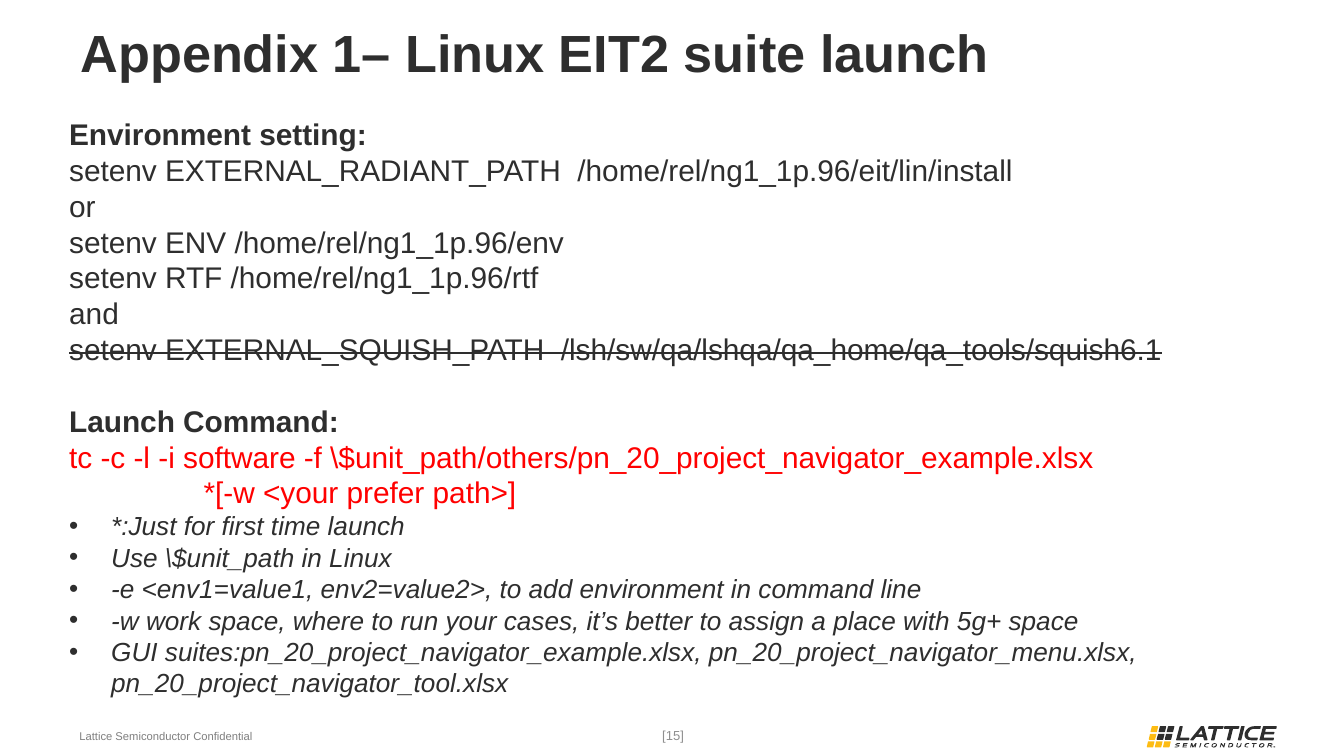
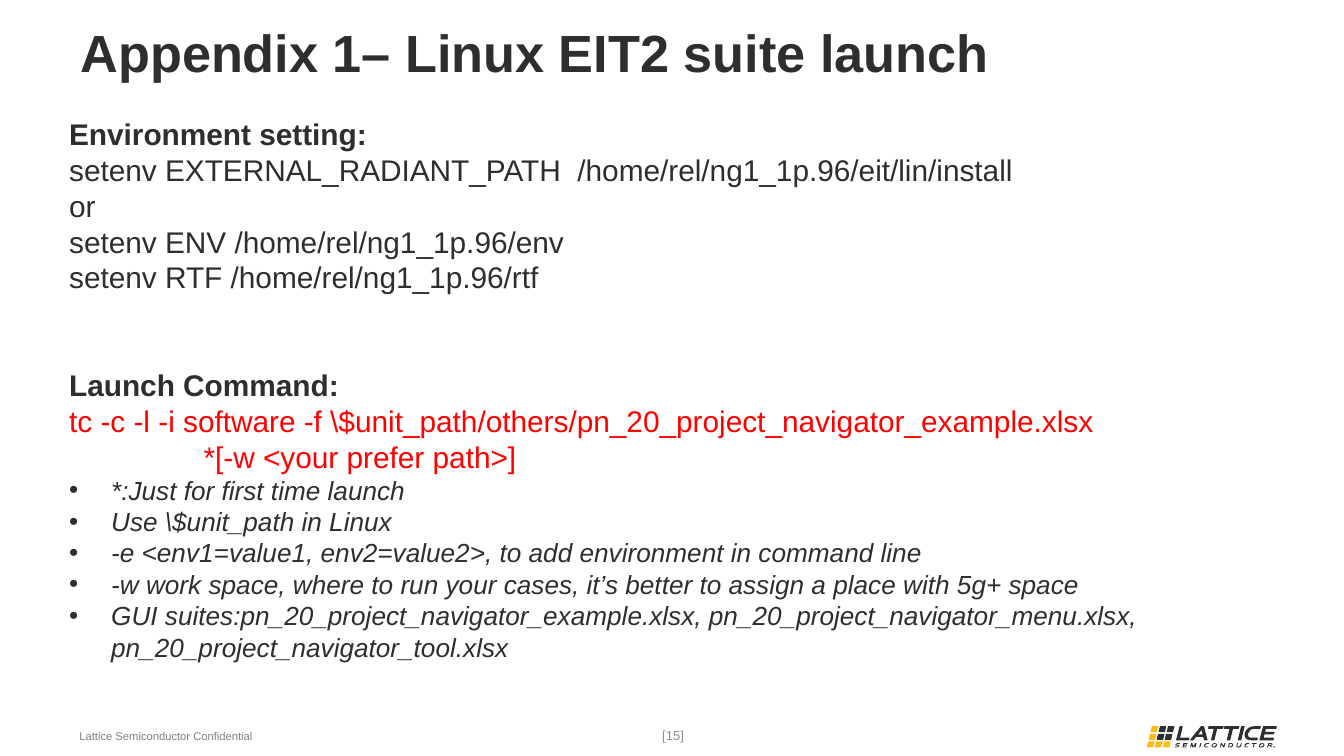
Before and after one commit to wanghengquan/repository, a slide deck: slide 15 of tmp_client/doc/TMP_EIT_suites/Local_EIT2_run_LSH1.pptx. Drawn at 1344x756 pixels with LibreOffice and Linux fonts; fonts in the diff are those of the drawing; background and template pictures are left out. Boxes give left, top, right and bottom in pixels: in the first picture for what was removed or moved away, otherwise in the second. Text is boxed around its words. In the diff, an @@ line names an element or a change of style, - is before the commit and + after.

```diff
--- a/tmp_client/doc/TMP_EIT_suites/Local_EIT2_run_LSH1.pptx
+++ b/tmp_client/doc/TMP_EIT_suites/Local_EIT2_run_LSH1.pptx
@@ text at (x1=69, y1=302, x2=1162, y2=366): paragraphs removed @@
-and
-setenv EXTERNAL_SQUISH_PATH /lsh/sw/qa/lshqa/qa_home/qa_tools/squish6.1
```
Also in this commit, not shown: 3 other slides changed, 14 other files.
